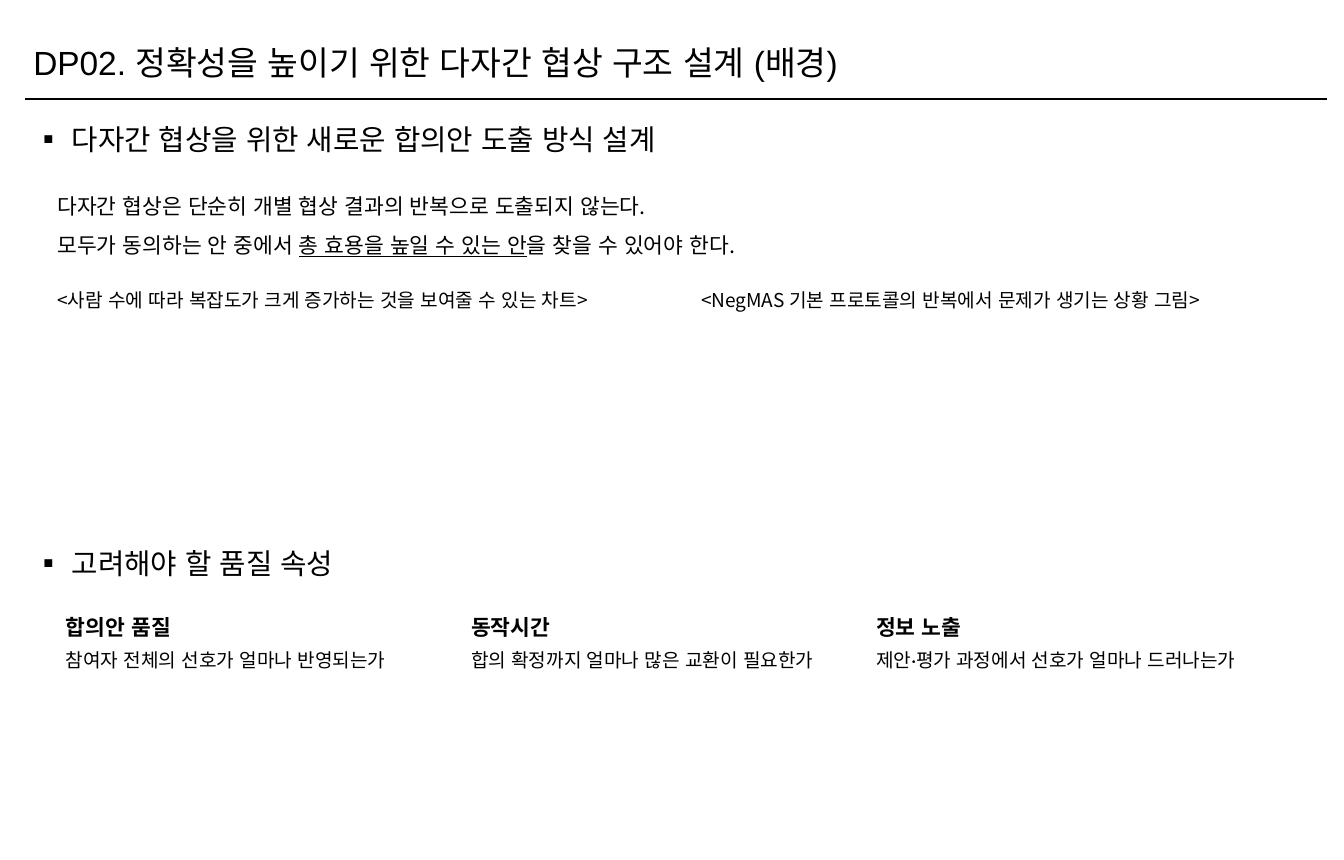
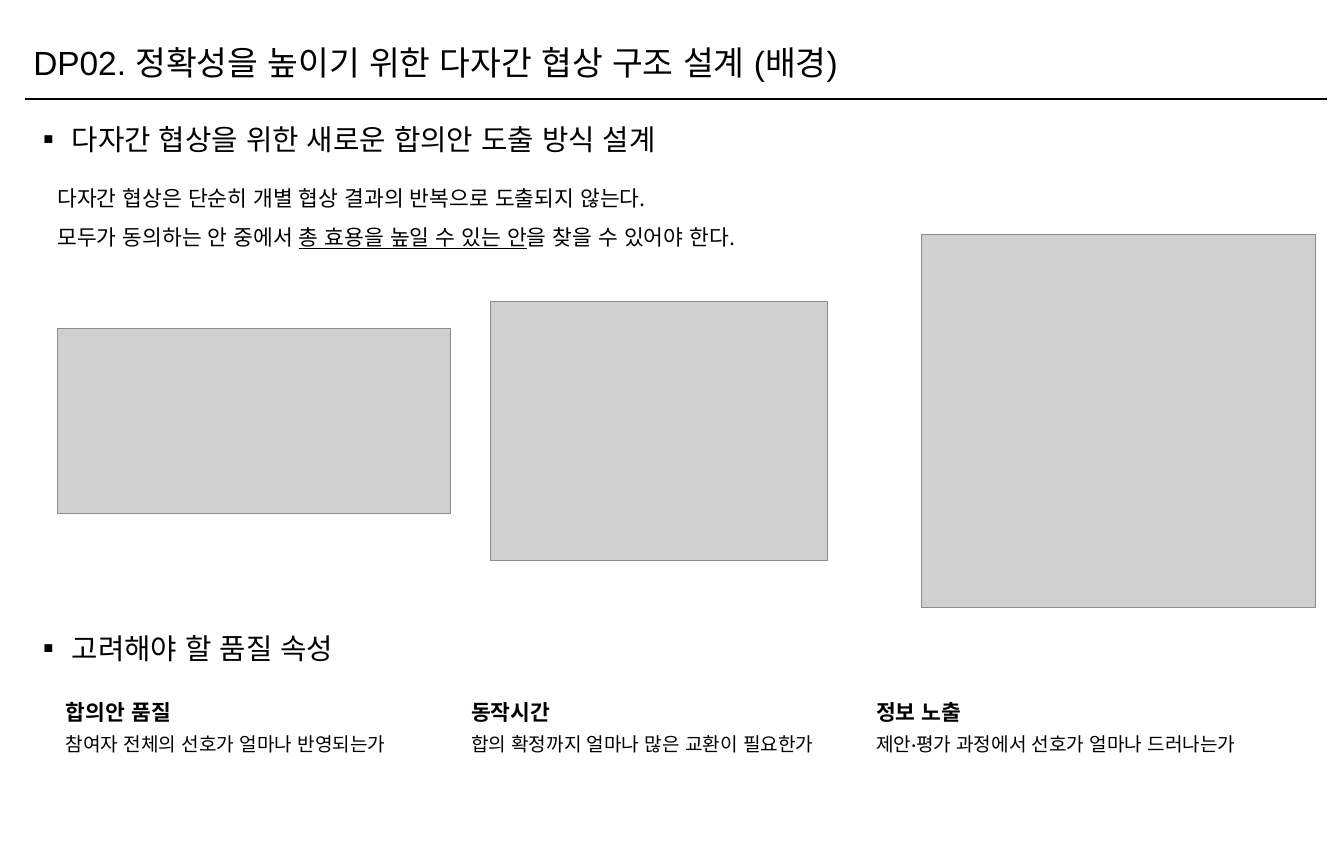
Before and after one commit to Sunwoo-Nam/architect-teamproject, a slide deck: slide 4 of docs/changbae/51-1A-vs-2-구조도/51-1A-vs-2-구조도.pptx (slide 1 before the commit). Drawn at 1344x860 pixels with LibreOffice and Linux fonts; fonts in the diff are those of the drawing; grey boxes stand for pictures. Boxes give left, top, right and bottom in pixels: in the first picture for what was removed or moved away, otherwise in the second. Text is boxed around its words. In the diff, an @@ line names an element or a change of style, - is before the commit and + after.

```diff
--- a/docs/changbae/51-1A-vs-2-구조도/51-1A-vs-2-구조도.pptx
+++ b/docs/changbae/51-1A-vs-2-구조도/51-1A-vs-2-구조도.pptx
@@ text "다자간 협상은 단순히 개별 협상 ...": place and size @@
-text "다자간 협상은 단순히 개별 협상 ..." at [57,196,735,257]
+text "다자간 협상은 단순히 개별 협상 ..." at [57,188,735,249]
@@ picture added at [922,234,1315,607] @@
@@ text removed at [57,291,588,309] @@
-<사람 수에 따라 복잡도가 크게 증가하는 것을 보여줄 수 있는 차트>
@@ text removed at [701,291,1200,312] @@
-<NegMAS 기본 프로토콜의 반복에서 문제가 생기는 상황 그림>
@@ picture added at [58,329,451,514] @@
@@ picture added at [490,301,828,561] @@
@@ text "▪︎ 고려해야 할 품질 속성": place and size @@
-text "▪︎ 고려해야 할 품질 속성" at [72,550,333,577]
+text "▪︎ 고려해야 할 품질 속성" at [72,635,333,662]
@@ table: place and size @@
-table at [58,607,1273,673]
+table at [58,692,1273,758]
```
Also in this commit, not shown: 1 slide added, 14 other files.
